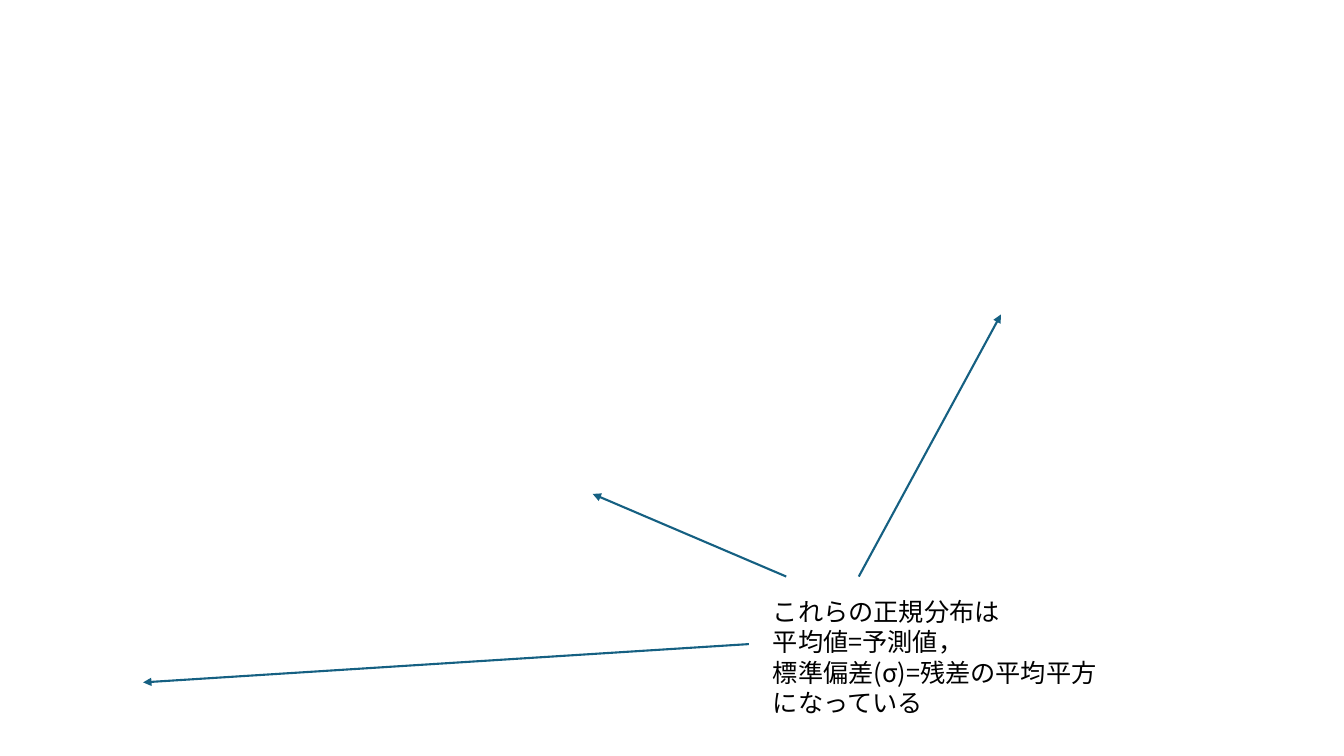
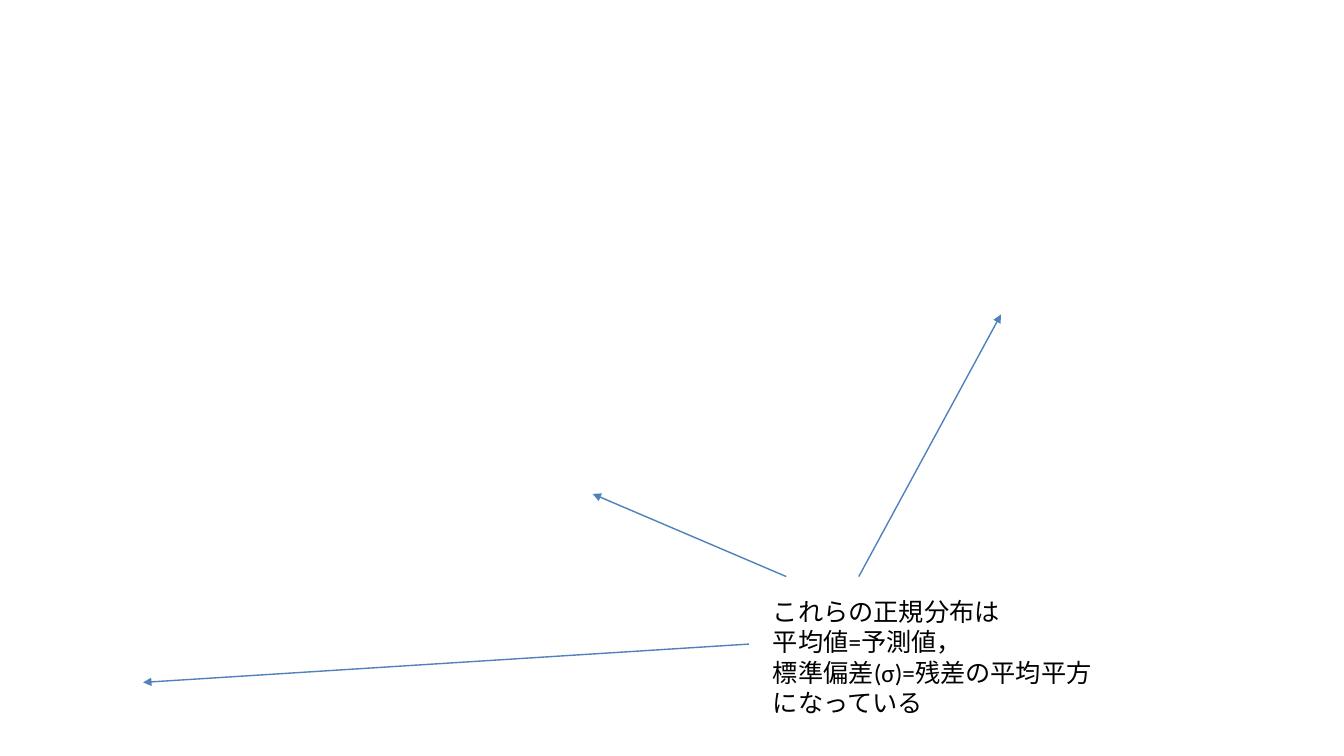
Before and after one commit to b-fujino/RLessonText, a slide deck: slide 19 of Img/AnovaModeling.pptx (slide 18 before the commit). Drawn at 1344x756 pixels with LibreOffice and Linux fonts; fonts in the diff are those of the drawing; background and template pictures are left out. Boxes give left, top, right and bottom in pixels: in the first picture for what was removed or moved away, otherwise in the second. Text is boxed around its words. In the diff, an @@ line names an element or a change of style, - is before the commit and + after.

```diff
--- a/Img/AnovaModeling.pptx
+++ b/Img/AnovaModeling.pptx
@@ arrow (859, 577) - (1001, 315): stroke #156082 1.5 pt to #4F81BD 1 pt @@
@@ arrow (786, 577) - (593, 494): stroke #156082 1.5 pt to #4F81BD 1 pt @@
@@ text "これらの正規分布は 平均値=予測値， 標準偏差(σ)=残差の平均平方" at [773,600,1091,714]: font Noto Sans CJK JP to Calibri @@
@@ arrow (749, 644) - (143, 683): stroke #156082 1.5 pt to #4F81BD 1 pt @@
```
Also in this commit, not shown: 14 other slides changed, 1 slide added, 7 other files.
